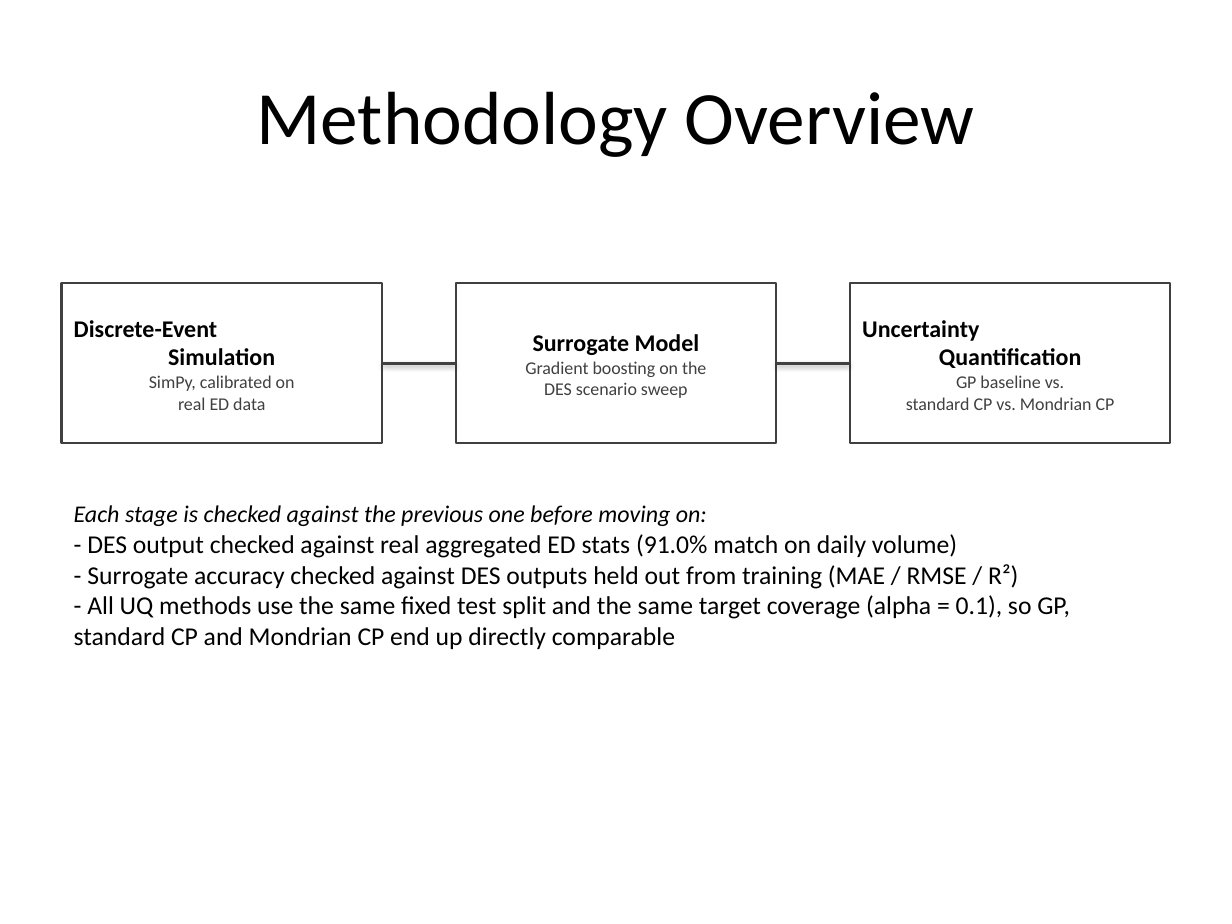
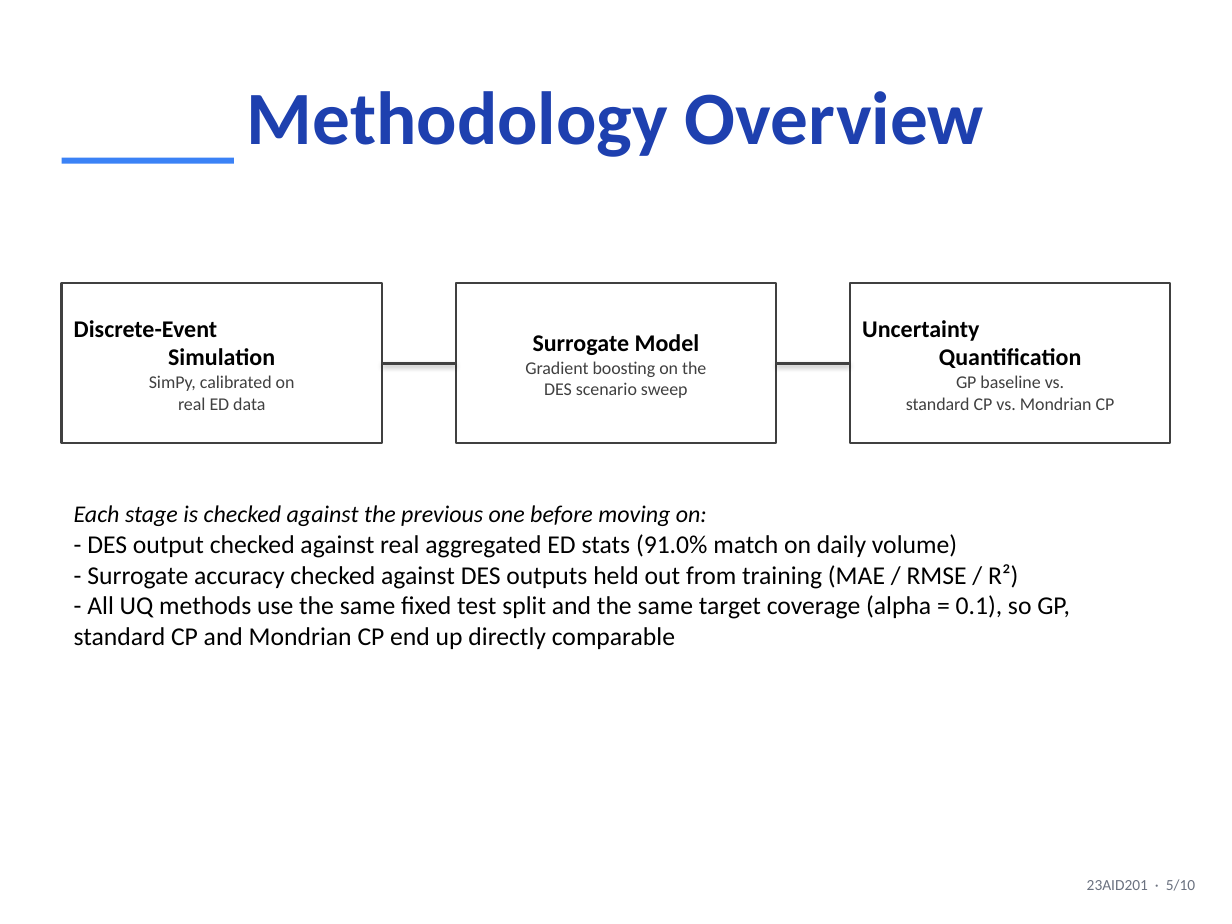
Before and after one commit to DUNE-ODYSSEY/Mondrian-Conformal-Prediction-On-Discrete-Event-Simulation, a slide deck: slide 5 of slides/mid_sem_presentation.pptx. Drawn at 1232x924 pixels with LibreOffice and Linux fonts; fonts in the diff are those of the drawing. Boxes give left, top, right and bottom in pixels: in the first picture for what was removed or moved away, otherwise in the second. Text is boxed around its words. In the diff, an @@ line names an element or a change of style, - is before the commit and + after.

Commit message:
Style mid-sem PPT to match other decks; trim lit review; simplify Future Scope
Visual: applies the same color palette used in zeroth_review.pptx /
full_project_results.pptx (dark navy title slide, accent-blue titles/table
headers/accent bars, slide-number footer) instead of PowerPoint's untouched
default theme.

Literature review slide: trimmed to a focused core set (20 papers, down
from 30) across the same 5 categories, while keeping all 10 real-dataset
cross-check papers in full, per instruction that dataset-related papers
must stay. Only this slide is trimmed - the book's actual literature
review (Chapter 2, all 40 papers) is unchanged.

Future Scope slide: dropped the week-number column entirely per feedback;
now a plain bullet list of planned work. Also fixed a factual mismatch
with the book found while syncing: two slides described Mondrian CP's
partition as "staffing level, shift, arrival-rate regime," but the actual
implementation and book only partition by staffing tercile x arrival-rate
tercile (2 covariates, 9 cells) - no separate "shift" dimension. Fixed on
both the Bridging Approach and Future Scope slides.

```diff
--- a/slides/mid_sem_presentation.pptx
+++ b/slides/mid_sem_presentation.pptx
@@ title "Methodology Overview" at [247, 91, 984, 157]: text colour #000000 to #1E40AF, bold on @@
@@ rectangle added at [62, 158, 234, 164], fill #3B82F6 @@
@@ text added at [1087, 879, 1195, 891], 9 pt, text #6B7280 @@
+23AID201 · 5/10
```
Also in this commit, not shown: 9 other slides changed, 1 other file.
